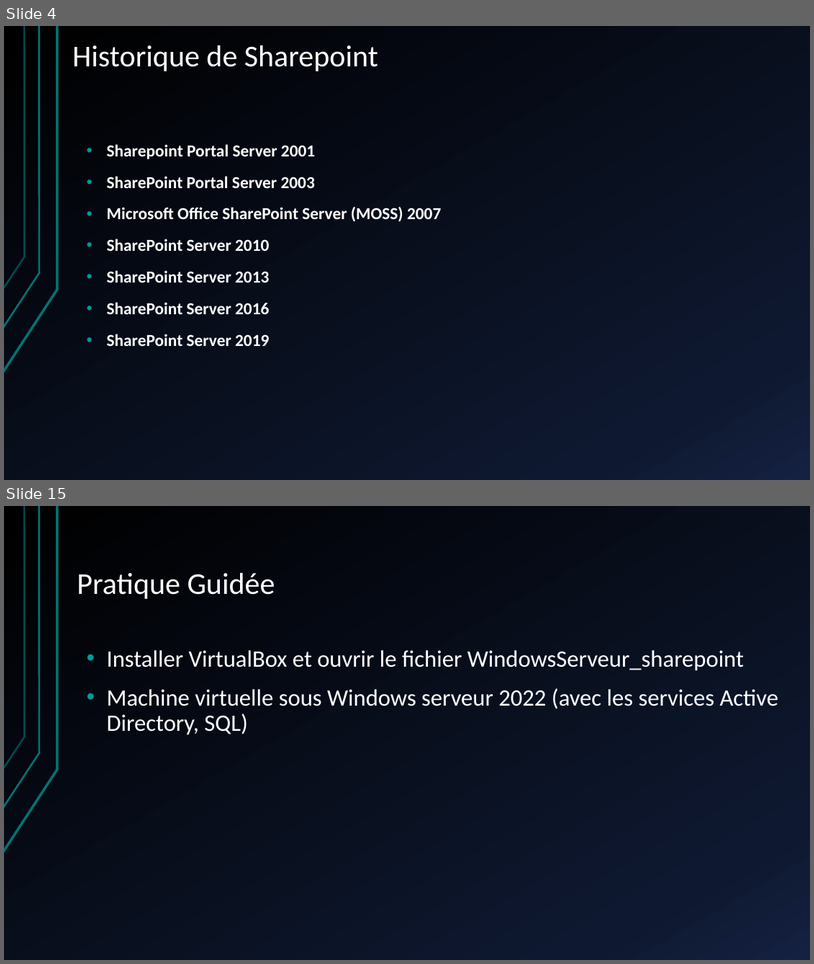
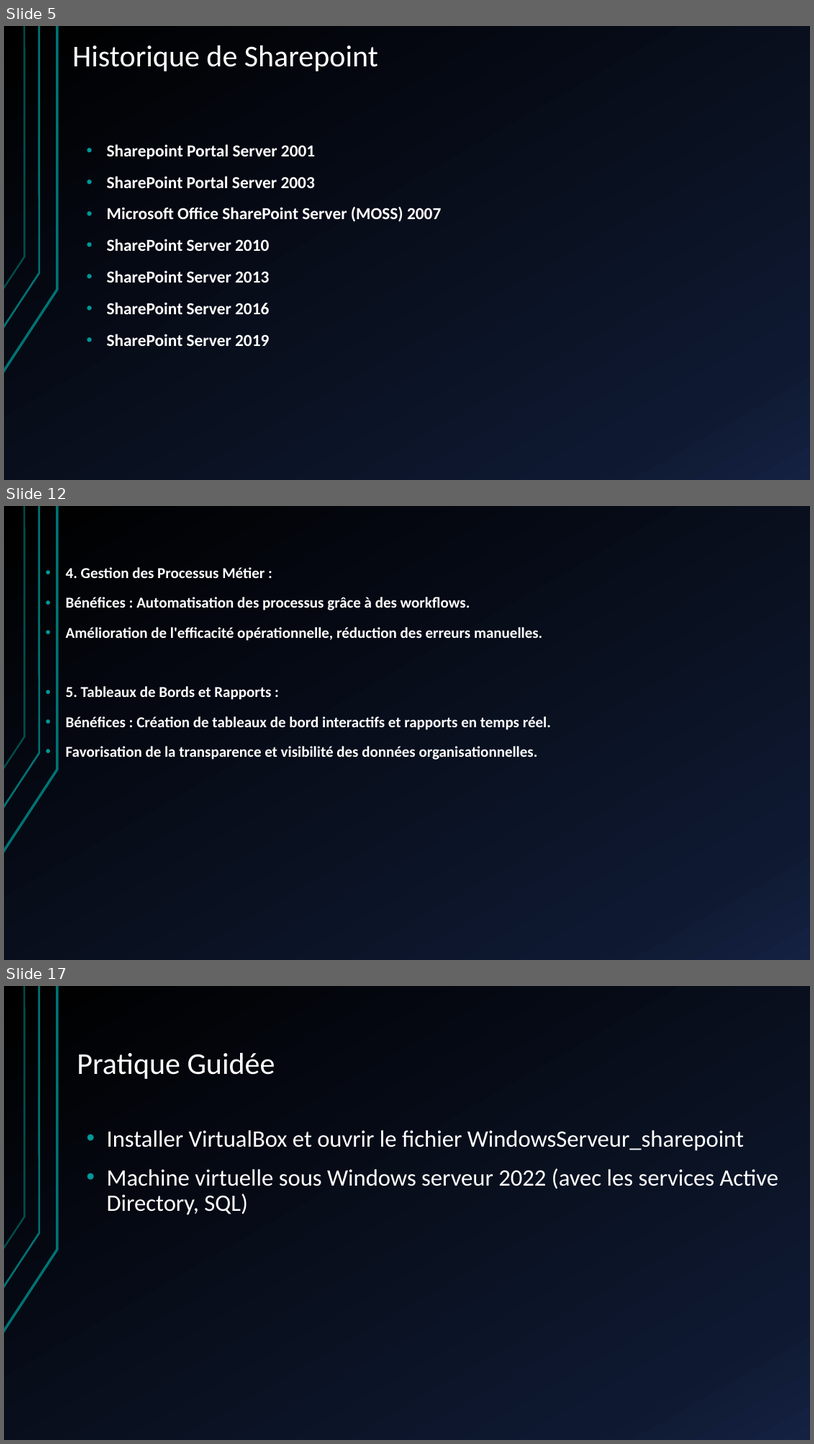
Before and after one commit to JojoTech-IT/Formation, a slide deck: Formation - installation, configuration et sécurisation de sharepoint.pptx. Shown one above the other, each under a label of ours: slides 4 and 15 before the commit, slides 5, 12 and 17 after it; the slides between them are not shown. The pictures are 814x964 and 814x1444 pixels, drawn with LibreOffice and Linux fonts; fonts in the diff are those of the drawing. Boxes give left, top, right and bottom in pixels: in the first picture for what was removed or moved away, otherwise in the second. Text is boxed around its words. In the diff, an @@ line names an element or a change of style, - is before the commit and + after.

```diff
--- a/Formation - installation, configuration et sécurisation de sharepoint.pptx
+++ b/Formation - installation, configuration et sécurisation de sharepoint.pptx
@@ slide 12 added at (4, 506, 810, 960), background gradient #000000 to #0F1931 to #142242; not listed: 3 template elements that a slide beside it also shows @@
@@ text added at (66, 567, 551, 759), 18 pt, text #FFFFFF, bold @@
+• 4. Gestion des Processus Métier :
+• Bénéfices : Automatisation des processus grâce à des workflows.
+• Amélioration de l'efficacité opérationnelle, réduction des erreurs manuelles.
+• 5. Tableaux de Bords et Rapports :
+• Bénéfices : Création de tableaux de bord interactifs et rapports en temps réel.
+• Favorisation de la transparence et visibilité des données organisationnelles.
@@ what was slide 4 is now slide 5 @@
@@ what was slide 15 is now slide 17 @@
```
Also in this commit, not shown: 11 slides changed, 11 other slides added, 4 slides removed, 1 other file.
